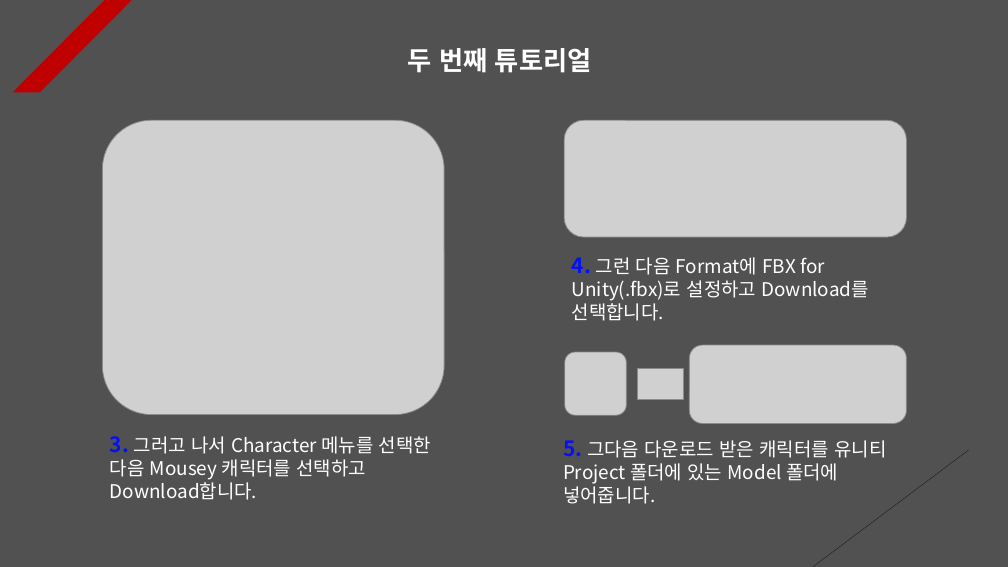
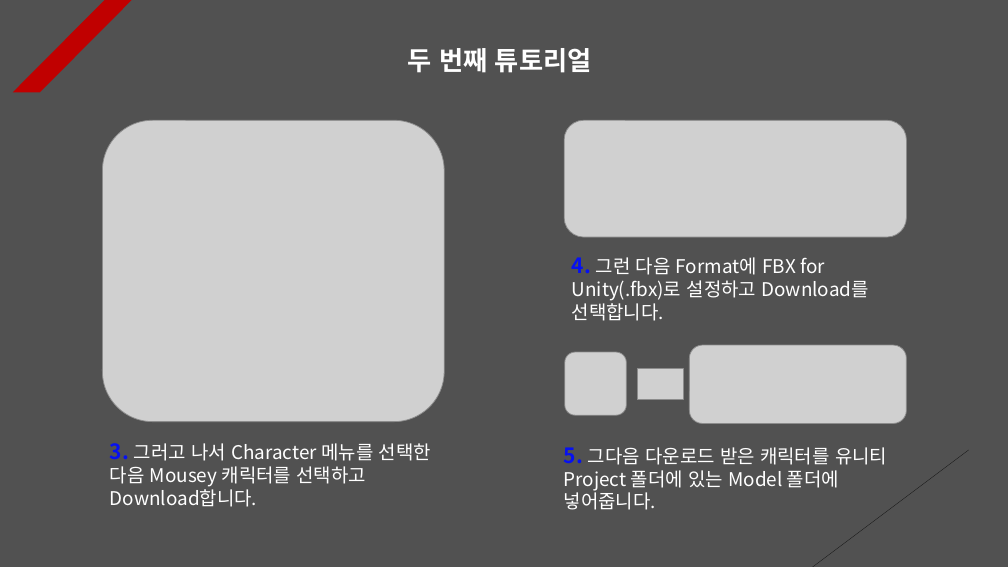
Before and after one commit to Unity2033/3D-UnityEngine, a slide deck: slide 2 of Assets/Class/Animation Retargeting/PPT Data/Animation Retargeting Example.pptx. Drawn at 1008x567 pixels with LibreOffice and Linux fonts; fonts in the diff are those of the drawing; grey boxes stand for pictures. Boxes give left, top, right and bottom in pixels: in the first picture for what was removed or moved away, otherwise in the second. Text is boxed around its words. In the diff, an @@ line names an element or a change of style, - is before the commit and + after.

```diff
--- a/Assets/Class/Animation Retargeting/PPT Data/Animation Retargeting Example.pptx
+++ b/Assets/Class/Animation Retargeting/PPT Data/Animation Retargeting Example.pptx
@@ picture: place and size @@
-picture at bbox=[102, 120, 444, 414]
+picture at bbox=[102, 120, 444, 422]
@@ text "3. 그러고 나서 Character 메뉴를 ...": place and size @@
-text "3. 그러고 나서 Character 메뉴를 ..." at bbox=[110, 436, 431, 500]
+text "3. 그러고 나서 Character 메뉴를 ..." at bbox=[110, 443, 431, 507]
@@ text "5. 그다음 다운로드 받은 캐릭터를 ...": place and size @@
-text "5. 그다음 다운로드 받은 캐릭터를 ..." at bbox=[563, 440, 886, 504]
+text "5. 그다음 다운로드 받은 캐릭터를 ..." at bbox=[564, 447, 887, 510]
```
Also in this commit, not shown: 4 other slides changed, 2 slides added, 32 other files.
